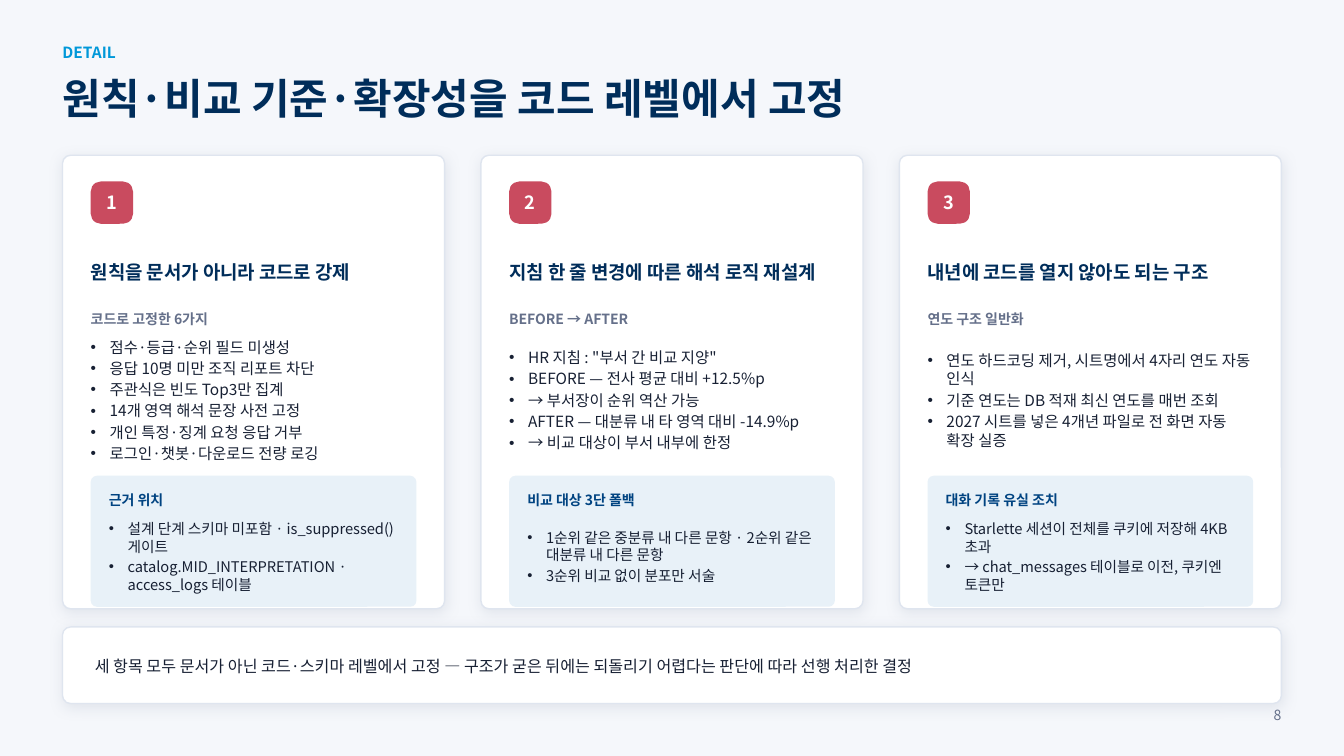
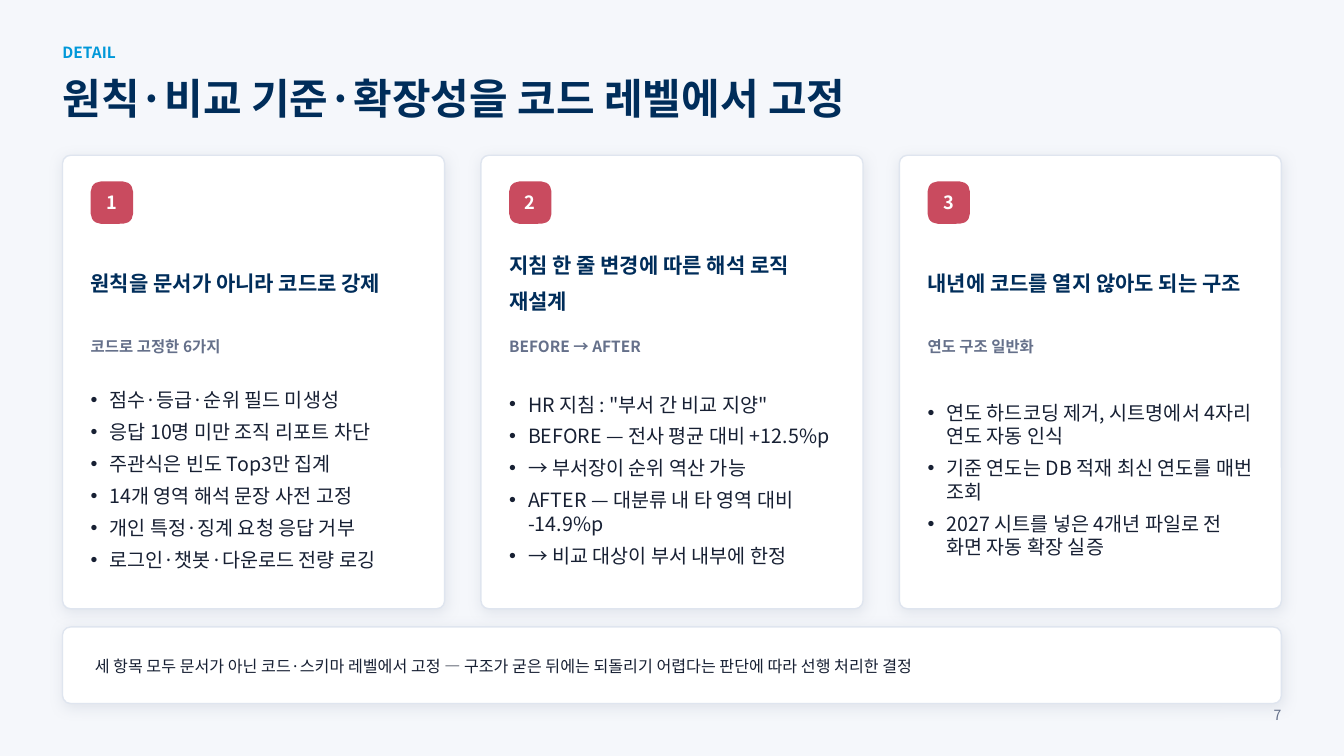
Before and after one commit to frypanegg/AI_PJT, a slide deck: slide 8 of Org_health_diag/docs/2026_조직건강도_AI_Agent_수행결과.pptx (slide 9 before the commit). Drawn at 1344x756 pixels with LibreOffice and Linux fonts; fonts in the diff are those of the drawing. Boxes give left, top, right and bottom in pixels: in the first picture for what was removed or moved away, otherwise in the second. Text is boxed around its words. In the diff, an @@ line names an element or a change of style, - is before the commit and + after.

```diff
--- a/Org_health_diag/docs/2026_조직건강도_AI_Agent_수행결과.pptx
+++ b/Org_health_diag/docs/2026_조직건강도_AI_Agent_수행결과.pptx
@@ size 13.5 to 15 pt in 3 elements at [91,273,380,293], [509,253,789,311], [928,273,1241,293] @@
@@ text "코드로 고정한 6가지": place and size @@
-text "코드로 고정한 6가지" at [91,312,208,325]
+text "코드로 고정한 6가지" at [91,339,220,354]
@@ text "BEFORE → AFTER": place and size @@
-text "BEFORE → AFTER" at [509,313,628,324]
+text "BEFORE → AFTER" at [509,340,641,352]
@@ size 10 to 11 pt in 3 elements at [91,339,220,354], [509,340,641,352], [928,339,1034,354] @@
@@ text "연도 구조 일반화": place and size @@
-text "연도 구조 일반화" at [928,312,1024,325]
+text "연도 구조 일반화" at [928,339,1034,354]
@@ text "점수·등급·순위 필드 미생성": place and size @@
-text "점수·등급·순위 필드 미생성" at [110,340,318,461]
+text "점수·등급·순위 필드 미생성" at [110,390,375,569]
@@ size 11 to 14 pt; more space between paragraphs in 3 elements at [110,390,375,569], [946,403,1252,556], [528,395,829,565] @@
@@ text "HR 지침 : "부서 간 ...": place and size @@
-text "HR 지침 : "부서 간 ..." at [528,350,799,450]
+text "HR 지침 : "부서 간 ..." at [528,395,829,565]
@@ text "연도 하드코딩 제거, 시트명에서 4자리 ...": place and size @@
-text "연도 하드코딩 제거, 시트명에서 4자리 ..." at [946,353,1250,447]
+text "연도 하드코딩 제거, 시트명에서 4자리 ..." at [946,403,1252,556]
@@ rounded rectangle removed at [91,476,416,607] @@
@@ rounded rectangle removed at [509,476,835,607] @@
@@ rounded rectangle removed at [928,476,1253,607] @@
@@ text removed at [109,493,164,507] @@
-근거 위치
@@ text removed at [527,493,635,507] @@
-비교 대상 3단 폴백
@@ text removed at [946,493,1058,507] @@
-대화 기록 유실 조치
@@ text removed at [128,521,394,594] @@
-• 설계 단계 스키마 미포함 · is_suppressed() 게이트
-• catalog.MID_INTERPRETATION · access_logs 테이블
@@ text removed at [546,531,812,582] @@
-• 1순위 같은 중분류 내 다른 문항 · 2순위 같은 대분류 내 다른 문항
-• 3순위 비교 없이 분포만 서술
@@ text removed at [965,522,1227,591] @@
-• Starlette 세션이 전체를 쿠키에 저장해 4KB 초과
-• → chat_messages 테이블로 이전, 쿠키엔 토큰만
@@ text at [1274,710,1282,720]: text changed @@
-8
+7
```
Also in this commit, not shown: 5 other slides changed, 1 slide removed.
